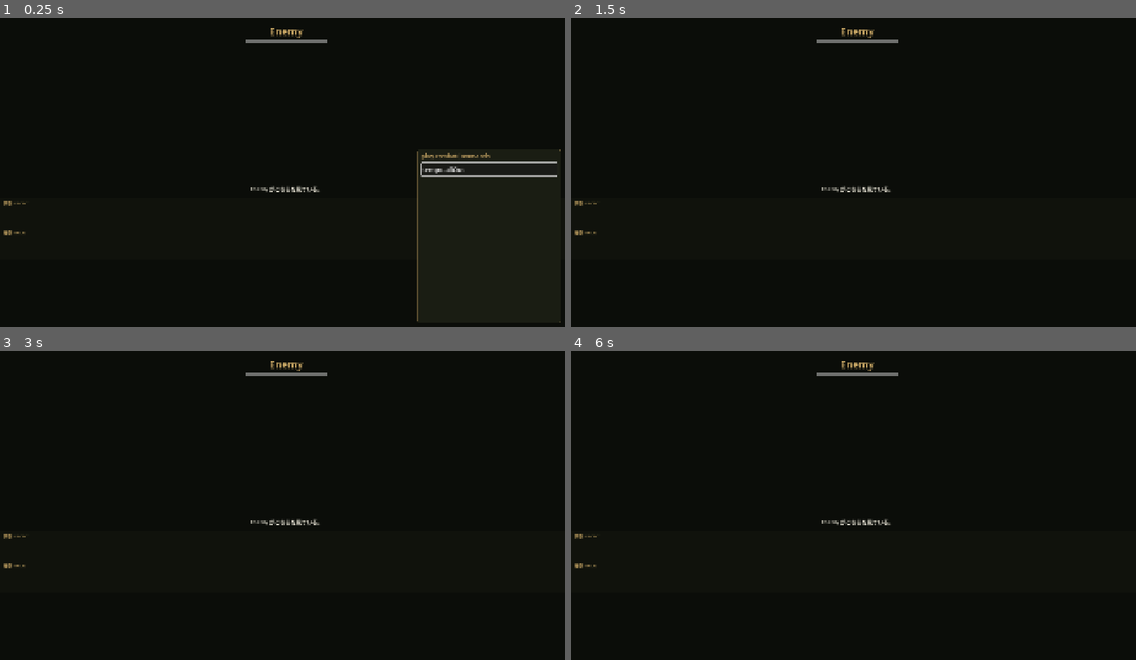
Above: before the commit, frames 1-4 (two rows, left to right).
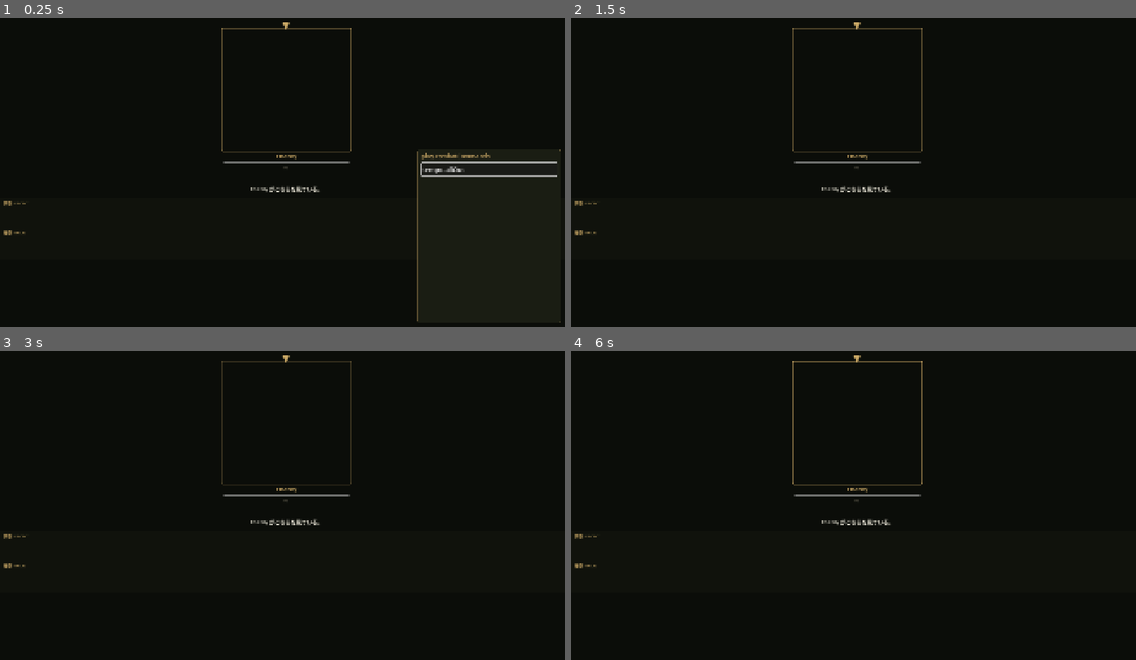
Above: after the commit, the same moments.

Repository: kino-6/black-stela
Game: Godot game, scene res://scenes/combat.tscn
The game is run twice, just before and just after one commit, with the same random seed, the same clock (stepped at 60 frames per second) and the same inputs. This scene is started directly instead of the project's main scene.
Inputs:
- Up to frame 1 (0.25 s): no input
- Up to frame 2 (1.5 s): click "tempo.allOut" at 0.5 s; tap Enter (confirm) at 1.25 s; hold E (sidestep_right) from 1.28 s (still down); hold Enter (confirm) from 1.28 s (still down)
- Up to frame 3 (3 s): tap Space at 1.52, 2.27 s; release E (sidestep_right) at 2.03 s; release Enter (confirm) at 2.03 s; hold S (move_back) 2.03-2.78 s; tap ] (actor_next) at 2.1 s; tap Enter (confirm) at 2.3, 2.75 s; hold E (sidestep_right) from 2.78 s (still down); hold Enter (confirm) from 2.78 s (still down); tap [ (actor_prev) at 2.85 s
- Up to frame 4 (6 s): release E (sidestep_right) at 3.53 s; release Enter (confirm) at 3.53 s; hold W (move_forward) 3.53-4.28 s; tap F (auto) at 3.6 s; tap Space at 3.77, 4.52, 5.27 s; tap Enter (confirm) at 3.8, 4.25, 5.1 s; hold Enter (confirm) 4.28-5.03 s; hold Q (sidestep_left) 4.28-5.78 s; tap Backspace (auto_interrupt) at 4.35 s; tap Tab (menu) at 4.9 s; hold S (move_back) from 5.78 s (still down); hold Enter (confirm) from 5.78 s (still down); tap R (repeat) at 5.85 s

The runs differ from the first frame. In frame 1, 0.9% of the frame differs, in the area x 39-63%, y 1-49%; in frame 2, 0.9%; in frame 3, 0.8%; in frame 4, 0.9%.

Commit message:
fix(migration): ② combat stage — targeting returns to the STAGE, one mark per group
Rebuilt the enemy stage against CombatEnemyStage.tsx (read first, this time):
- ONE MARK PER GROUP, spread across the stage, each with its own creature art, localized name,
  condition bar and count — a pack reads as several creatures standing together, not one sprite with a
  number beside it.
- TARGETING IS ON THE STAGE AGAIN. A pulsing gold reticle + arrow rides the chosen creature; the menu
  stage only names what the reticle is already showing and offers ◀ ▶ to move the aim. React had
  deliberately moved this off a list and the port had regressed it back to list rows — a list row is
  not where the player is looking.
- A defeated group dims in place instead of vanishing.

Two real defects found while wiring it:
- `selectedTargetId` is NULL in states built by the legacy encounter helper, so the cursor was aimed at
  nothing and the player could not see what they were about to hit. It now falls back to the first
  creature still standing.
- The reticle was tweened from a faded start, so a screenshot taken mid-fade showed no reticle at all —
  the pulse now always begins fully visible.

parity 33/33, assets pass, 482 unit green.

Co-Authored-By: Claude Opus 4.8 <noreply@anthropic.com>

Diff:
--- a/godot/scripts/combat.gd
+++ b/godot/scripts/combat.gd
@@ -20,6 +20,7 @@
 const BG := Color("0b0d09")
 const GOLD := Color("c9a765")
 const INK := Color("e6e2d4")
+const DIM := Color("9a927e")
 const HURT := Color("d98a5a")
 const OK := Color("9db06a")
 
@@ -28,12 +29,12 @@
 var _engine: Dictionary = {}
 
 # Live UI handles updated during playback.
-var _enemy_cond: ProgressBar
-var _enemy_name: Label
 var _damage_layer: Control
 var _log_label: Label
 var _cmd_panel: PanelContainer
 var _party_slots: Dictionary = {}   # member id -> { "bar": ProgressBar, "label": Label }
+var _stage_layer: Control = null
+var _enemy_marks: Dictionary = {}   # groupId -> the mark node, so a beat can flash the right creature
 var _enemy_stage_rect: Rect2 = Rect2()
 var _busy: bool = false
 var _resolved: bool = false
@@ -96,29 +97,15 @@
 	var groups: Array = combat.get("enemyGroups", [])
 	var group: Dictionary = groups[0] if groups.size() > 0 else {}
 
-	# --- Enemy stage (owns the upper frame) ---
-	_enemy_name = _label(_enemy_ja(group), 34, GOLD)
-	_enemy_name.horizontal_alignment = HORIZONTAL_ALIGNMENT_CENTER
-	_enemy_name.set_anchors_and_offsets_preset(Control.PRESET_TOP_WIDE)
-	_enemy_name.offset_top = 40
-	add_child(_enemy_name)
-
-	_enemy_cond = ProgressBar.new()
-	_enemy_cond.max_value = maxf(1.0, float(_group_max_hp(group)))
-	_enemy_cond.value = float(_group_hp(group))
-	_enemy_cond.show_percentage = false
-	_enemy_cond.custom_minimum_size = Vector2(280, 10)
-	_enemy_cond.position = Vector2(size.x / 2 - 140, 92)
-	add_child(_enemy_cond)
-
-	_enemy_stage_rect = Rect2(size.x / 2 - 230, 150, 460, 460)
-	var slime := TextureRect.new()
-	slime.texture = _enemy_texture(group)
-	slime.expand_mode = TextureRect.EXPAND_IGNORE_SIZE
-	slime.stretch_mode = TextureRect.STRETCH_KEEP_ASPECT_CENTERED
-	slime.position = _enemy_stage_rect.position
-	slime.size = _enemy_stage_rect.size
-	add_child(slime)
+	# --- Enemy stage: ONE MARK PER GROUP, spread across the stage (CombatEnemyStage.tsx) ---
+	# Every group is its own creature on the stage with its own name and condition bar; targeting is
+	# done BY POINTING AT THE CREATURE (a reticle rides the chosen one), never by picking a list row.
+	_stage_layer = Control.new()
+	_stage_layer.set_anchors_and_offsets_preset(Control.PRESET_FULL_RECT)
+	_stage_layer.mouse_filter = Control.MOUSE_FILTER_IGNORE
+	add_child(_stage_layer)
+	_enemy_stage_rect = Rect2(0, 60, size.x, 540)
+	_rebuild_stage()
 
 	# A layer above the stage for floating damage / defeat flourishes.
 	_damage_layer = Control.new()
@@ -222,7 +209,10 @@
 		"groups": _combat().get("enemyGroups", []),
 		"inventory": _state.get("inventory", []),
 		"choose": func(kind, payload): _on_menu_choice(kind, payload),
-		"back": func(): _menu_back()
+		"back": func(): _menu_back(),
+		"target_group_id": _target_group_id(),
+		"cycle_target": func(delta): _cycle_target(delta),
+		"enemy_name": func(group): return _enemy_ja(group)
 	})
 	_cmd_box.add_child(built["control"])
 
@@ -298,6 +288,21 @@
 			return
 	_rebuild_command_menu()
 
+# Move the aim along the stage; the reticle follows because the stage is rebuilt from the same value.
+func _cycle_target(delta: int) -> void:
+	var living := []
+	for group in _combat().get("enemyGroups", []):
+		if int(group.get("count", 0)) > 0:
+			living.append(String(group.get("id", "")))
+	if living.is_empty():
+		return
+	var index := living.find(_target_group_id())
+	if index < 0:
+		index = 0
+	_pending["targetGroupId"] = living[(index + delta + living.size()) % living.size()]
+	_rebuild_stage()
+	_rebuild_command_menu()
+
 func _commit(order: Dictionary) -> void:
 	_declared.append(order)
 	_pending = {}
@@ -455,13 +460,13 @@
 	if animated:
 		_spawn_damage_number(removed)
 
-	_enemy_cond.value = float(remaining)
+	_rebuild_stage()
 	_set_log("%s が %s に %d ダメージ。" % [_acting_name(), enemy_name, maxi(removed, 0)])
 	if animated:
 		await get_tree().create_timer(0.55).timeout
 
 	if remaining <= 0:
-		_enemy_name.modulate = Color(1, 1, 1, 0.35)
+		_rebuild_stage()
 		_set_log("%s を撃破！" % enemy_name)
 		if animated:
 			_spawn_defeat_flourish()
@@ -485,7 +490,7 @@
 		_show_wipe(wiped)
 	else:
 		# Round survived on both sides — hand the command back for the next round.
-		_enemy_cond.value = float(_group_hp(_first_group()))
+		_rebuild_stage()
 		if _cmd_panel:
 			_cmd_panel.show()
 			var b := _first_command_button()
@@ -784,3 +789,108 @@
 		s.border_color = border
 		s.set_border_width_all(1)
 	return s
+
+
+# --- the stage ------------------------------------------------------------------------------------
+# Groups are spread evenly across the stage width and anchored on a common floor line, so a pack reads
+# as several creatures standing together rather than one sprite with a number beside it.
+func _rebuild_stage() -> void:
+	if _stage_layer == null:
+		return
+	for child in _stage_layer.get_children():
+		child.queue_free()
+	_enemy_marks.clear()
+
+	var groups: Array = _combat().get("enemyGroups", [])
+	if groups.is_empty():
+		return
+	var slot_w: float = _enemy_stage_rect.size.x / float(groups.size())
+	for index in groups.size():
+		var group: Dictionary = groups[index]
+		var centre := _enemy_stage_rect.position.x + slot_w * (float(index) + 0.5)
+		_stage_layer.add_child(_enemy_mark(group, centre, slot_w))
+
+func _enemy_mark(group: Dictionary, centre_x: float, slot_w: float) -> Control:
+	var gid := String(group.get("id", ""))
+	var dead := int(group.get("count", 0)) <= 0
+	var selected := gid == _target_group_id()
+
+	var mark := Control.new()
+	mark.mouse_filter = Control.MOUSE_FILTER_IGNORE
+	var art_w: float = minf(slot_w * 0.9, 420.0)
+	var art_h: float = minf(_enemy_stage_rect.size.y * 0.74, 400.0)
+	mark.position = Vector2(centre_x - art_w / 2.0, _enemy_stage_rect.position.y)
+	mark.size = Vector2(art_w, _enemy_stage_rect.size.y)
+
+	var art := TextureRect.new()
+	art.texture = _enemy_texture(group)
+	art.expand_mode = TextureRect.EXPAND_IGNORE_SIZE
+	art.stretch_mode = TextureRect.STRETCH_KEEP_ASPECT_CENTERED
+	art.size = Vector2(art_w, art_h)
+	art.modulate = Color(1, 1, 1, 0.28) if dead else Color(1, 1, 1, 1)
+	mark.add_child(art)
+
+	# The reticle rides the CHOSEN creature — this is what makes "the one you will strike" read on the
+	# stage instead of in a menu.
+	if selected and not dead:
+		var reticle := PanelContainer.new()
+		var frame := StyleBoxFlat.new()
+		frame.bg_color = Color(0, 0, 0, 0)
+		frame.border_color = GOLD
+		frame.set_border_width_all(3)
+		frame.set_corner_radius_all(4)
+		reticle.add_theme_stylebox_override("panel", frame)
+		reticle.position = Vector2(-8, -8)
+		reticle.size = Vector2(art_w + 16, art_h + 16)
+		reticle.mouse_filter = Control.MOUSE_FILTER_IGNORE
+		mark.add_child(reticle)
+		var arrow := _label("▼", 32, GOLD)
+		arrow.position = Vector2(art_w / 2.0 - 14, -40)
+		mark.add_child(arrow)
+		_reticle_pulse(reticle)
+
+	var caption := UIKit.col(2)
+	caption.position = Vector2(0, art_h + 6)
+	caption.custom_minimum_size = Vector2(art_w, 0)
+	var name_label := _label(_enemy_ja(group), 22, GOLD if selected else INK)
+	name_label.horizontal_alignment = HORIZONTAL_ALIGNMENT_CENTER
+	name_label.custom_minimum_size = Vector2(art_w, 0)
+	caption.add_child(name_label)
+
+	var bar := ProgressBar.new()
+	bar.max_value = maxf(1.0, float(_group_max_hp(group)))
+	bar.value = float(_group_hp(group))
+	bar.show_percentage = false
+	bar.custom_minimum_size = Vector2(minf(art_w, 260.0), 8)
+	caption.add_child(bar)
+
+	var count_label := _label("×%d" % int(group.get("count", 0)), 16, DIM)
+	count_label.horizontal_alignment = HORIZONTAL_ALIGNMENT_CENTER
+	count_label.custom_minimum_size = Vector2(art_w, 0)
+	caption.add_child(count_label)
+	mark.add_child(caption)
+
+	_enemy_marks[gid] = mark
+	return mark
+
+func _reticle_pulse(node: Control) -> void:
+	# Never start faded — a screenshot taken mid-fade would show no reticle at all.
+	node.modulate.a = 1.0
+	var tween := create_tween().set_loops()
+	tween.tween_property(node, "modulate:a", 0.45, 0.6)
+	tween.tween_property(node, "modulate:a", 1.0, 0.6)
+
+# The group the cursor is aimed at. The combat state owns it (as React does), but a state built by the
+# legacy encounter helper carries a NULL selection — and an unaimed cursor means the player cannot see
+# what they are about to hit. Fall back to the first creature still standing.
+func _target_group_id() -> String:
+	var pending: Variant = _pending.get("targetGroupId", null)
+	if typeof(pending) == TYPE_STRING and String(pending) != "":
+		return String(pending)
+	var selected: Variant = _combat().get("selectedTargetId", null)
+	if typeof(selected) == TYPE_STRING and String(selected) != "":
+		return String(selected)
+	for group in _combat().get("enemyGroups", []):
+		if int(group.get("count", 0)) > 0:
+			return String(group.get("id", ""))
+	return ""
--- a/godot/scripts/combat/command_menu.gd
+++ b/godot/scripts/combat/command_menu.gd
@@ -109,18 +109,32 @@
 		root.add_child(UI.label(I18n.t("partyMenu.inventoryEmpty"), 14, UI.DIM))
 	return first
 
+# TARGETING HAPPENS ON THE STAGE. The reticle rides the chosen creature (combat.gd draws it); this
+# stage only shows WHICH creature is aimed at and how to move the aim. React deliberately moved this
+# off a list — a list row is not where the player is looking.
 static func _group_target_stage(root: VBoxContainer, ctx: Dictionary) -> Button:
 	root.add_child(UI.label(I18n.t("play.chooseTarget"), 17, UI.GOLD))
-	var first: Button = null
+	var living := []
 	for group in ctx.get("groups", []):
-		if int(group.get("count", 0)) <= 0:
-			continue
-		var gid := String(group.get("id", ""))
-		var b := UI.button("%s ×%d" % [String(group.get("name", "")), int(group.get("count", 0))], func(): ctx["choose"].call("target-group", {"targetGroupId": gid}), Vector2(280, 40), 16)
-		root.add_child(b)
-		if first == null:
-			first = b
-	return first
+		if int(group.get("count", 0)) > 0:
+			living.append(group)
+	if living.is_empty():
+		return null
+	var aimed := String(ctx.get("target_group_id", ""))
+	var current: Dictionary = living[0]
+	for group in living:
+		if String(group.get("id", "")) == aimed:
+			current = group
+	# The creature under the reticle, named — the confirmation of what the stage is already showing.
+	root.add_child(UI.label("%s  ×%d" % [String(ctx["enemy_name"].call(current)), int(current.get("count", 0))], 20, UI.INK))
+	var row := UI.row()
+	if living.size() > 1:
+		row.add_child(UI.button("◀", func(): ctx["cycle_target"].call(-1), Vector2(56, 40), 17))
+		row.add_child(UI.button("▶", func(): ctx["cycle_target"].call(1), Vector2(56, 40), 17))
+	var confirm := UI.button(I18n.t("play.attack"), func(): ctx["choose"].call("target-group", {"targetGroupId": String(current.get("id", ""))}), Vector2(150, 40), 16)
+	row.add_child(confirm)
+	root.add_child(row)
+	return confirm
 
 static func _ally_target_stage(root: VBoxContainer, ctx: Dictionary) -> Button:
 	root.add_child(UI.label(I18n.t("play.chooseTarget"), 17, UI.GOLD))
